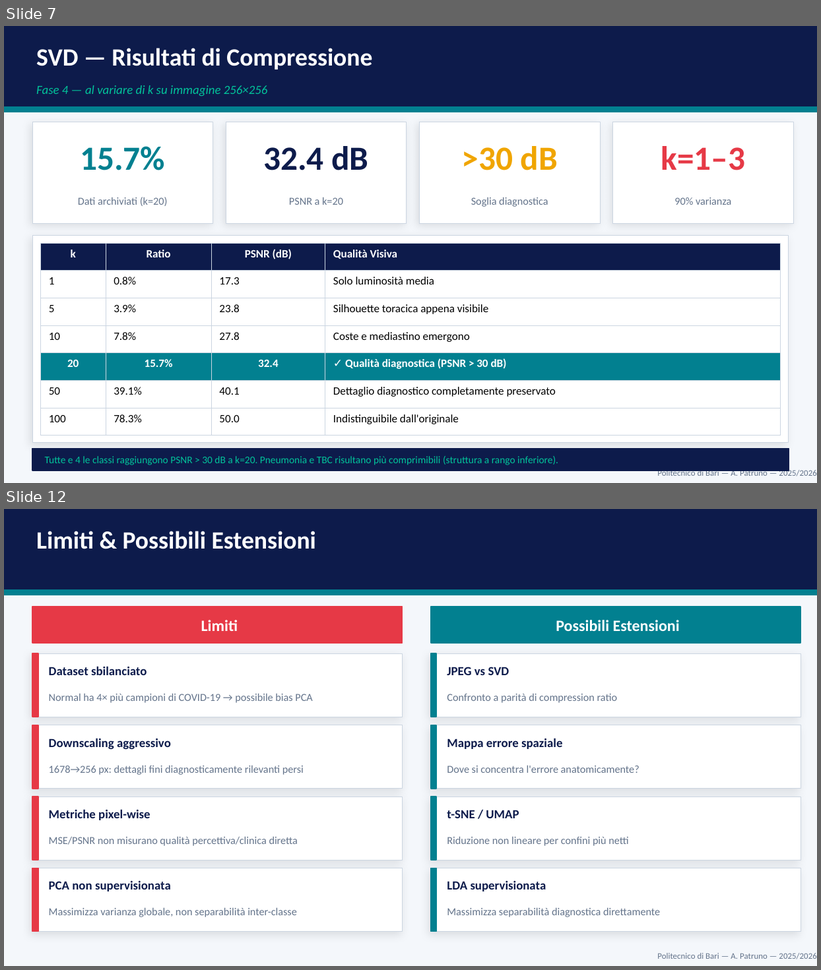
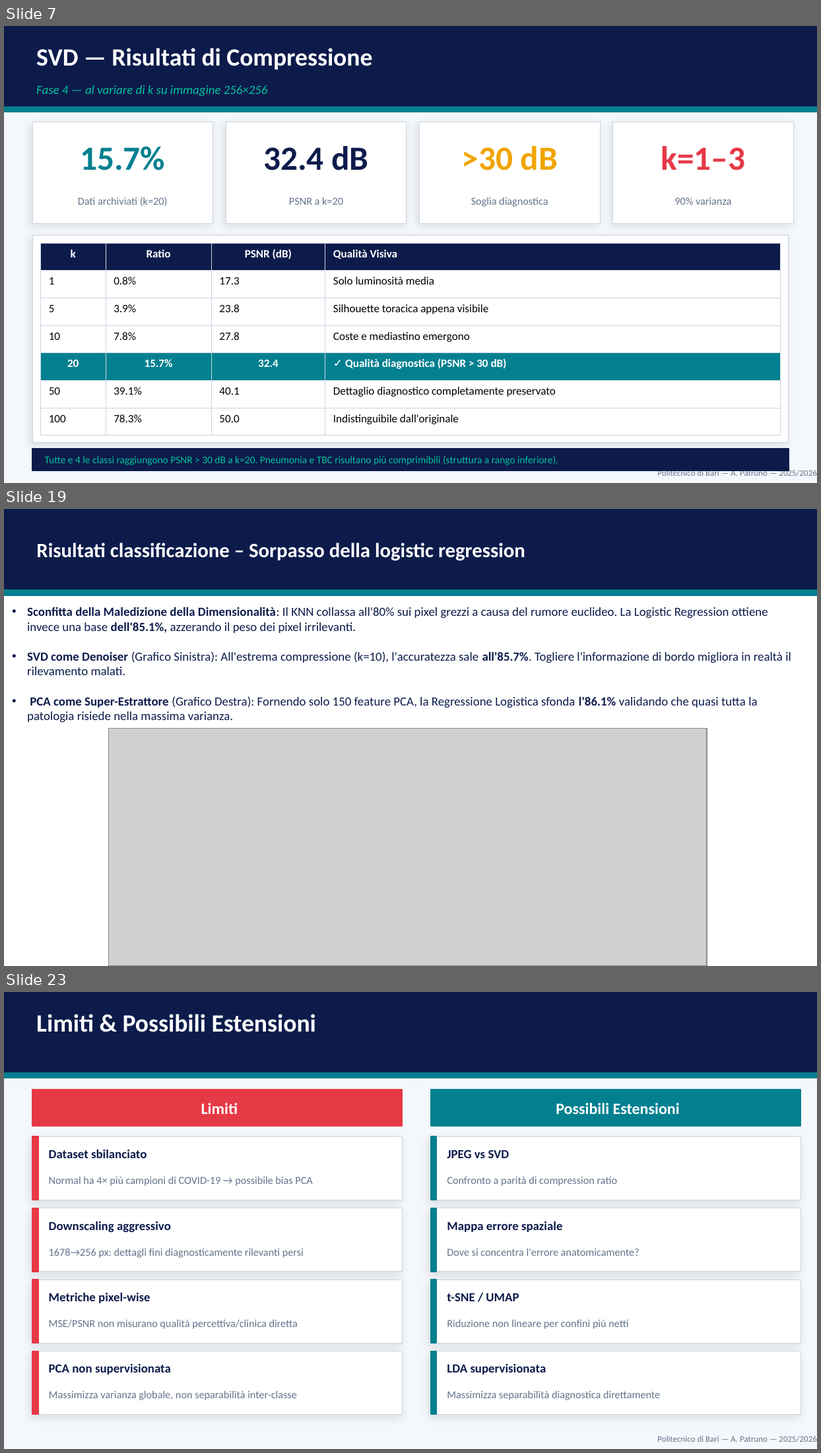
Before and after one commit to andreapatruno1/Image-Compression-and-Analysis, a slide deck: docs/Medical Image Compression and Analysis presentazione.pptx. Shown one above the other, each under a label of ours: slides 7 and 12 before the commit, slides 7, 19 and 23 after it; the slides between them are not shown. The pictures are 821x970 and 821x1453 pixels, drawn with LibreOffice and Linux fonts; fonts in the diff are those of the drawing; grey boxes stand for pictures. Boxes give left, top, right and bottom in pixels: in the first picture for what was removed or moved away, otherwise in the second. Text is boxed around its words. In the diff, an @@ line names an element or a change of style, - is before the commit and + after.

```diff
--- a/docs/Medical Image Compression and Analysis presentazione.pptx
+++ b/docs/Medical Image Compression and Analysis presentazione.pptx
@@ slide 19 added at [4,509,817,966], background #FFFFFF @@
@@ rectangle added at [4,509,817,590], fill #0D1B4B, outline #0D1B4B 1 pt @@
@@ text added at [36,543,525,561], 18 pt, text #FFFFFF, bold @@
+Risultati classificazione – Sorpasso della logistic regression
@@ rectangle added at [4,590,817,596], fill #028090, outline #028090 1 pt @@
@@ text added at [27,607,791,723], 11 pt, text #0D1B4B @@
+• Sconfitta della Maledizione della Dimensionalità: Il KNN collassa all'80% sui pixel grezzi a causa del rumore euclideo. La Logistic Regression ottiene invece una base dell'85.1%, azzerando il peso dei pixel irrilevanti.
+• SVD come Denoiser (Grafico Sinistra): All'estrema compressione (k=10), l'accuratezza sale all'85.7%. Togliere l'informazione di bordo migliora in realtà il rilevamento malati.
+• PCA come Super-Estrattore (Grafico Destra): Fornendo solo 150 feature PCA, la Regressione Logistica sfonda l'86.1% validando che quasi tutta la patologia risiede nella massima varianza.
@@ picture added at [109,729,708,966] @@
@@ what was slide 12 is now slide 23 @@
```
Also in this commit, not shown: 7 slides changed, 10 other slides added, 13 other files.
